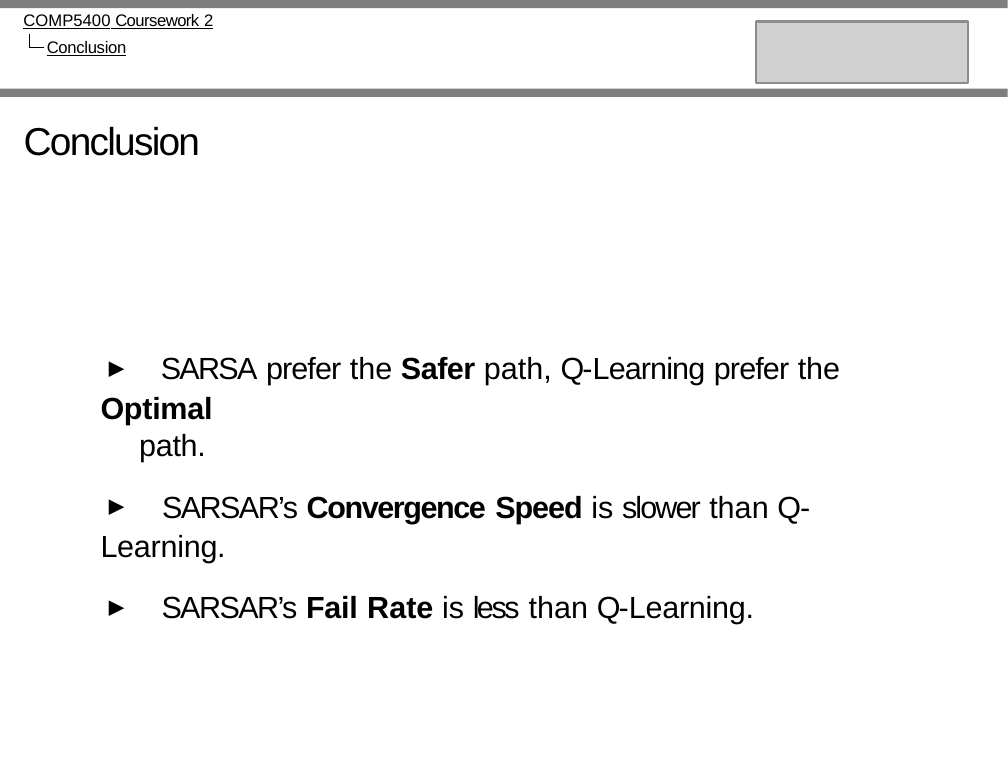
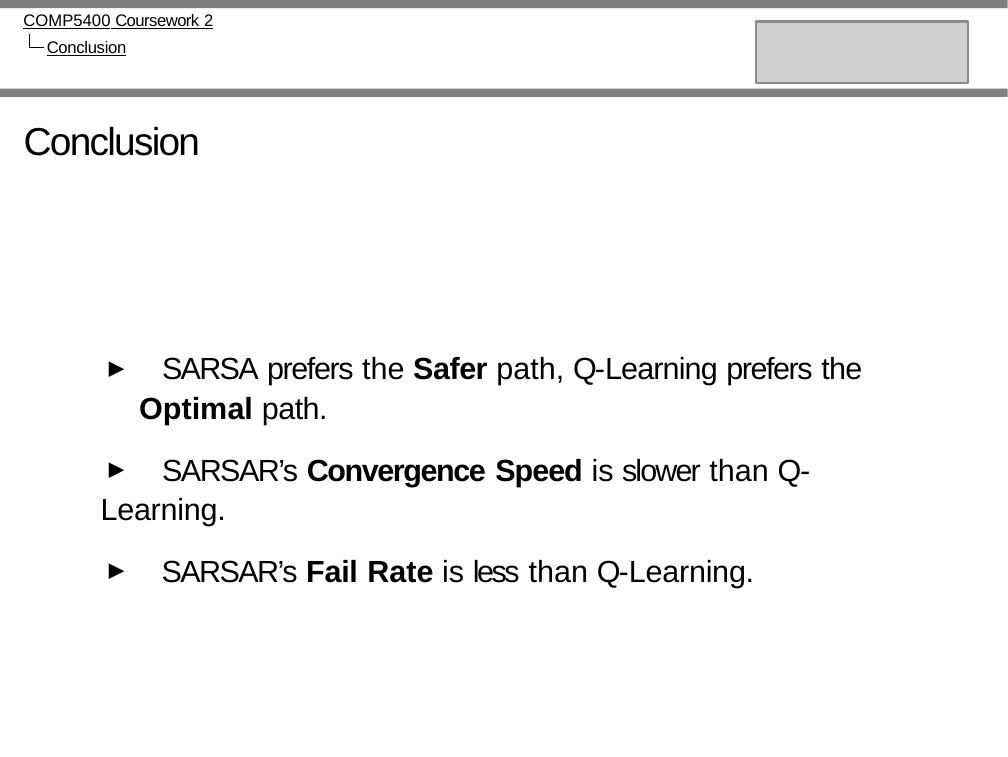
Before and after one commit to Neowless/COMP5400_Courework2, a slide deck: slide 17 of University_of_Leeds_Beamer_template__1_.pptx. Drawn at 1008x757 pixels with LibreOffice and Linux fonts; fonts in the diff are those of the drawing; grey boxes stand for pictures. Boxes give left, top, right and bottom in pixels: in the first picture for what was removed or moved away, otherwise in the second. Text is boxed around its words. In the diff, an @@ line names an element or a change of style, - is before the commit and + after.

```diff
--- a/University_of_Leeds_Beamer_template__1_.pptx
+++ b/University_of_Leeds_Beamer_template__1_.pptx
@@ text at (x1=139, y1=357, x2=862, y2=425): text changed @@
-▶ SARSA prefer the Safer path, Q-Learning prefer the Optimal
-path.
+▶ SARSA prefers the Safer path, Q-Learning prefers the
+Optimal path.
@@ text at (x1=101, y1=459, x2=811, y2=587): indent changed @@
```
Also in this commit, not shown: 8 other slides changed, 2 other files.
